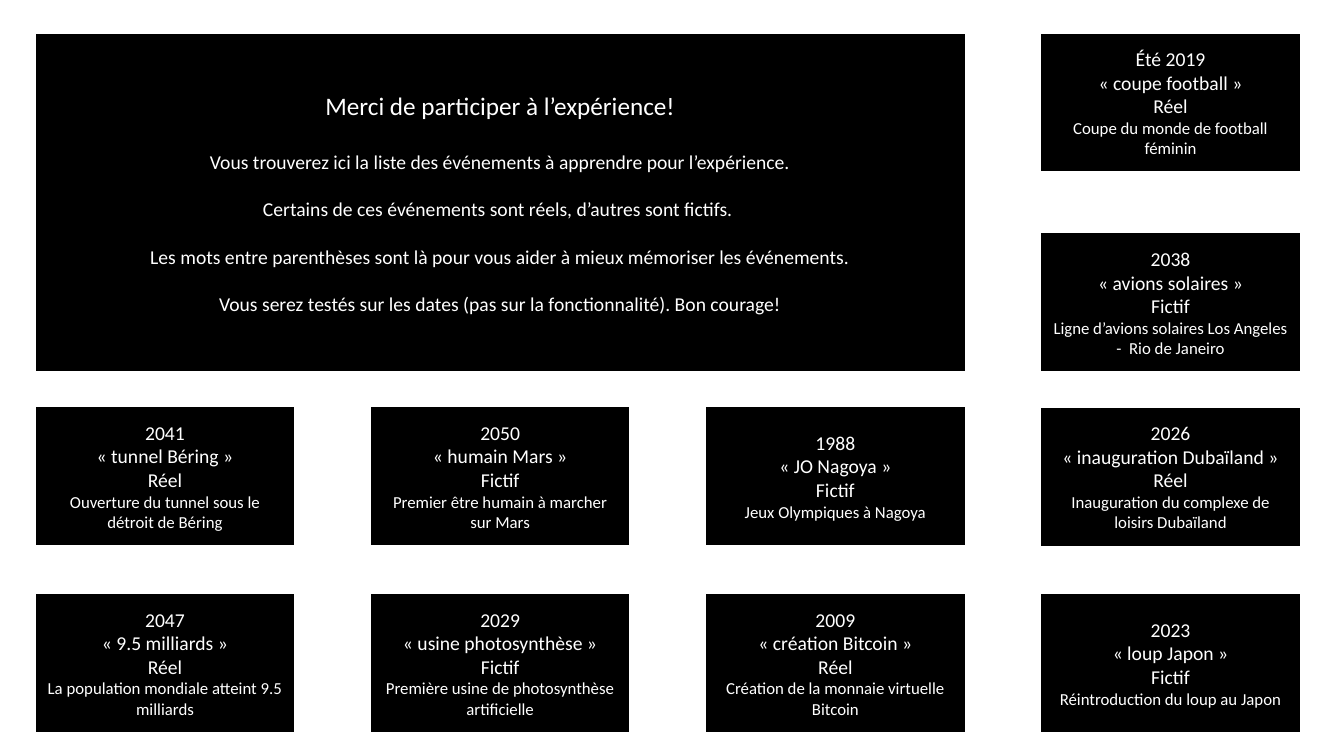
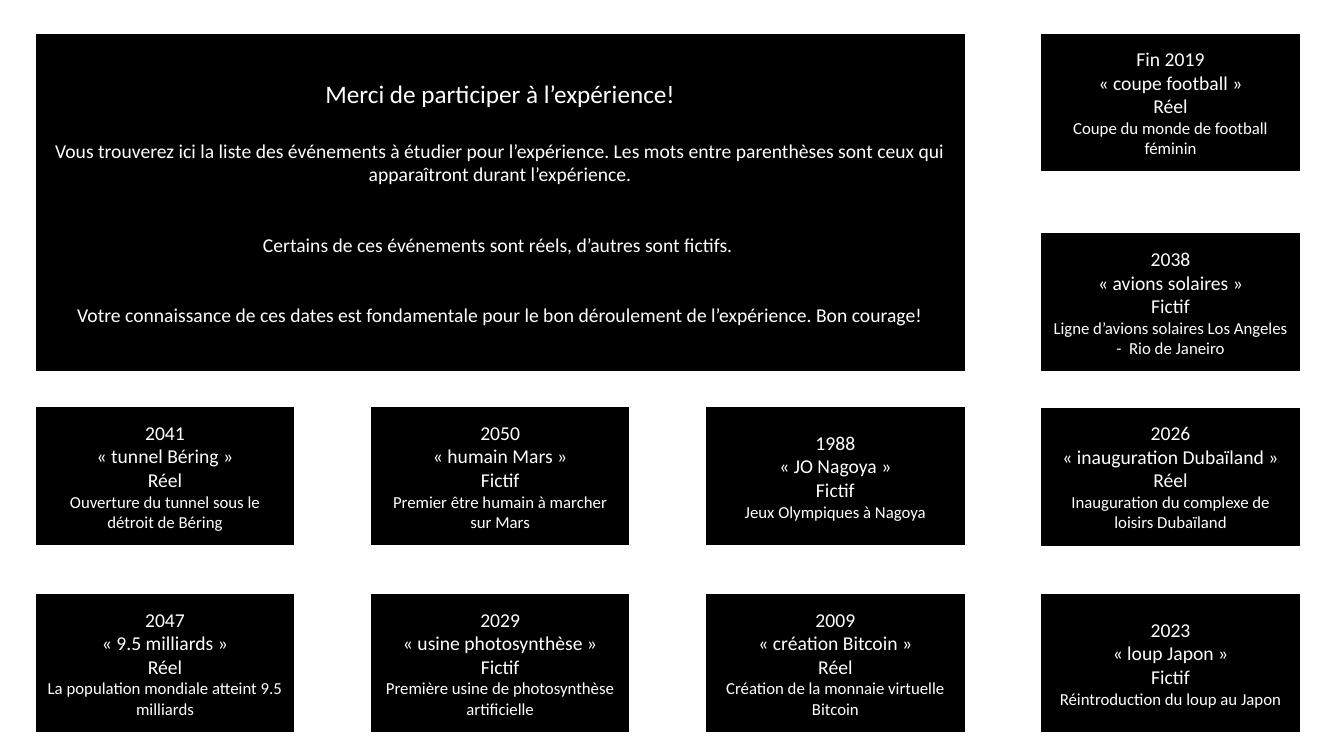
Before and after one commit to Anosaw/PCBS_Self-projection_in_MTT, a slide deck: slide 1 of documents/participant_event_list1.pptx. Drawn at 1344x756 pixels with LibreOffice and Linux fonts; fonts in the diff are those of the drawing. Boxes give left, top, right and bottom in pixels: in the first picture for what was removed or moved away, otherwise in the second. Text is boxed around its words. In the diff, an @@ line names an element or a change of style, - is before the commit and + after.

```diff
--- a/documents/participant_event_list1.pptx
+++ b/documents/participant_event_list1.pptx
@@ text in rectangle at <box>1136,52,1205,66</box>: text changed @@
-Été 2019
+Fin 2019
@@ text in rectangle at <box>55,144,944,184</box>: text changed @@
-Vous trouverez ici la liste des événements à apprendre pour l’expérience.
+Vous trouverez ici la liste des événements à étudier pour l’expérience. Les mots entre parenthèses sont ceux qui apparaîtront durant l’expérience.
@@ text in rectangle at <box>77,308,922,326</box>: text changed @@
-Les mots entre parenthèses sont là pour vous aider à mieux mémoriser les événements.
-Vous serez testés sur les dates (pas sur la fonctionnalité). Bon courage!
+Votre connaissance de ces dates est fondamentale pour le bon déroulement de l’expérience. Bon courage!
```
Also in this commit, not shown: 1 other slide changed, 7 other files.
